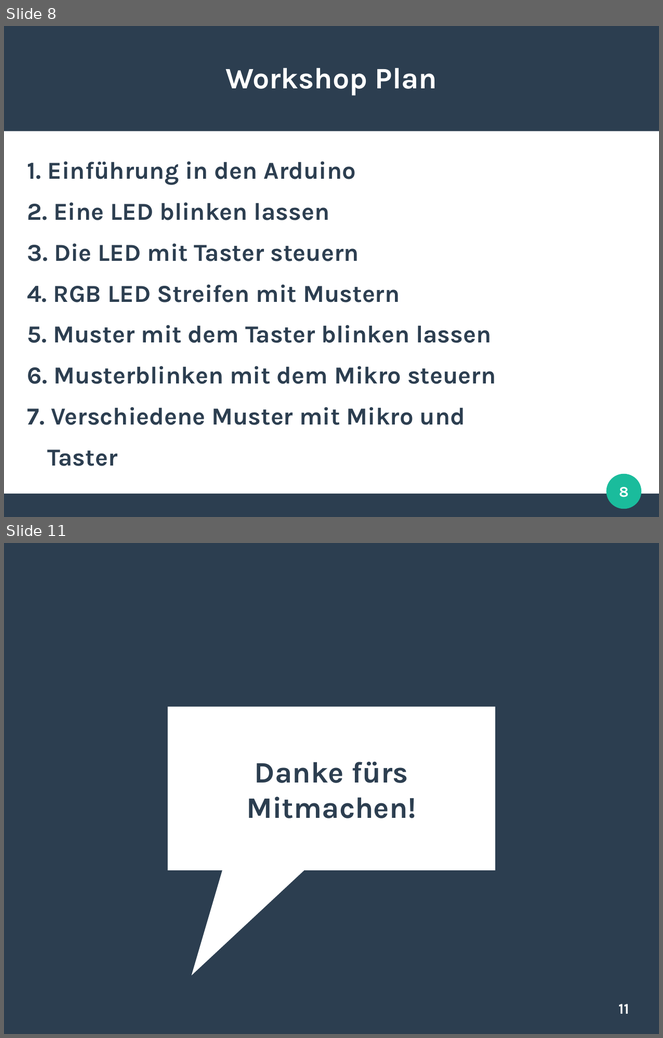
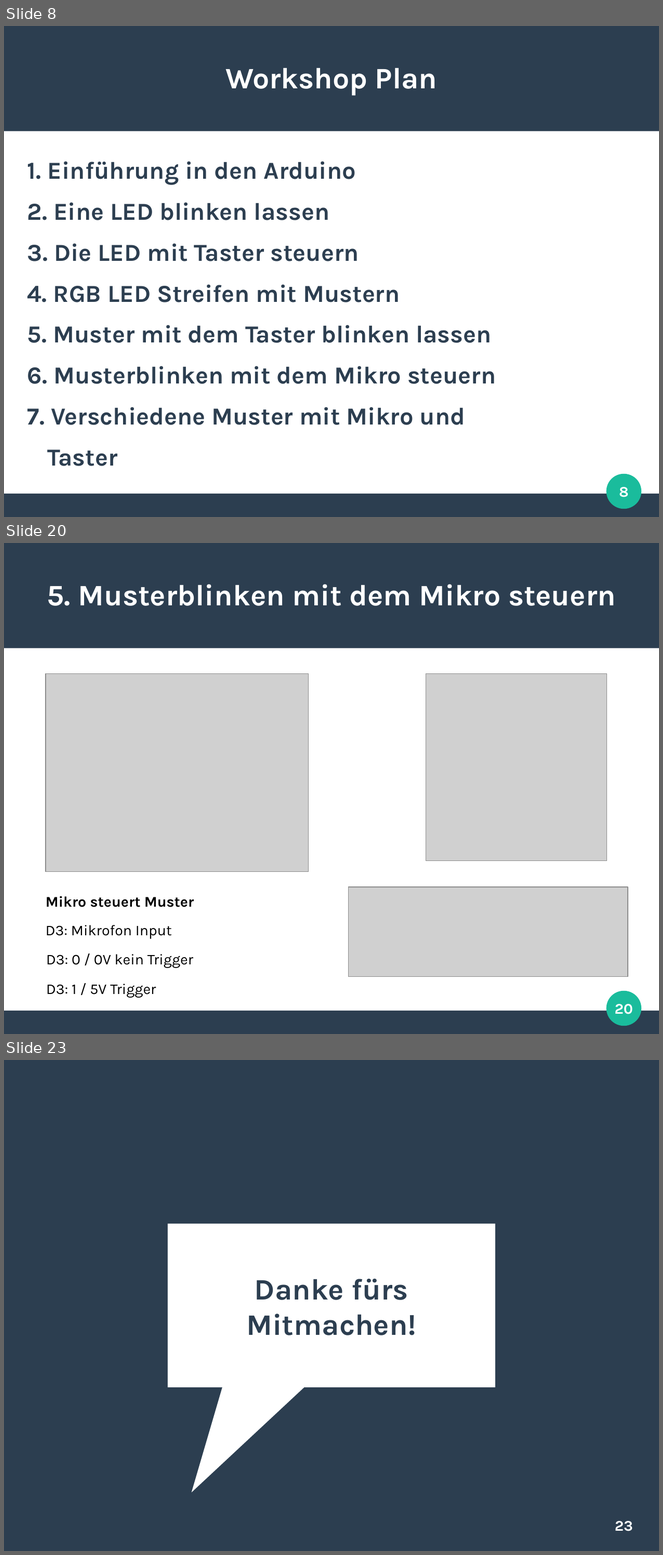
Before and after one commit to SSchwoebel/Schirm, a slide deck: Workshop/workshop.odp. Shown one above the other, each under a label of ours: slides 8 and 11 before the commit, slides 8, 20 and 23 after it; the slides between them are not shown. The pictures are 663x1038 and 663x1555 pixels, drawn with LibreOffice and Linux fonts; fonts in the diff are those of the drawing; grey boxes stand for pictures. Boxes give left, top, right and bottom in pixels: in the first picture for what was removed or moved away, otherwise in the second. Text is boxed around its words. In the diff, an @@ line names an element or a change of style, - is before the commit and + after.

```diff
--- a/Workshop/workshop.odp
+++ b/Workshop/workshop.odp
@@ slide 20 added at (x1=4, y1=543, x2=659, y2=1034), background #FFFFFF; not listed: 3 template elements that a slide beside it also shows @@
@@ title added at (x1=47, y1=584, x2=616, y2=606), 36 pt, text #FFFFFF, bold @@
+5. Musterblinken mit dem Mikro steuern
@@ picture added at (x1=46, y1=674, x2=308, y2=872) @@
@@ picture added at (x1=426, y1=674, x2=608, y2=861) @@
@@ text added at (x1=46, y1=896, x2=194, y2=908), 18 pt, text #000000, bold @@
+Mikro steuert Muster
@@ picture added at (x1=349, y1=887, x2=629, y2=977) @@
@@ text added at (x1=46, y1=925, x2=172, y2=939), 18 pt, text #000000 @@
+D3: Mikrofon Input
@@ text added at (x1=46, y1=954, x2=193, y2=968), 18 pt, text #000000 @@
+D3: 0 / 0V kein Trigger
@@ text added at (x1=46, y1=984, x2=156, y2=998), 18 pt, text #000000 @@
+D3: 1 / 5V Trigger
@@ page number added at (x1=615, y1=1004, x2=633, y2=1015), 18 pt, text #FFFFFF, bold @@
+20
@@ what was slide 11 is now slide 23 @@
@@ page number at (x1=615, y1=1521, x2=633, y2=1532): text changed @@
-11
+23
```
Also in this commit, not shown: 13 other slides added, 2 slides removed, 11 other files.
